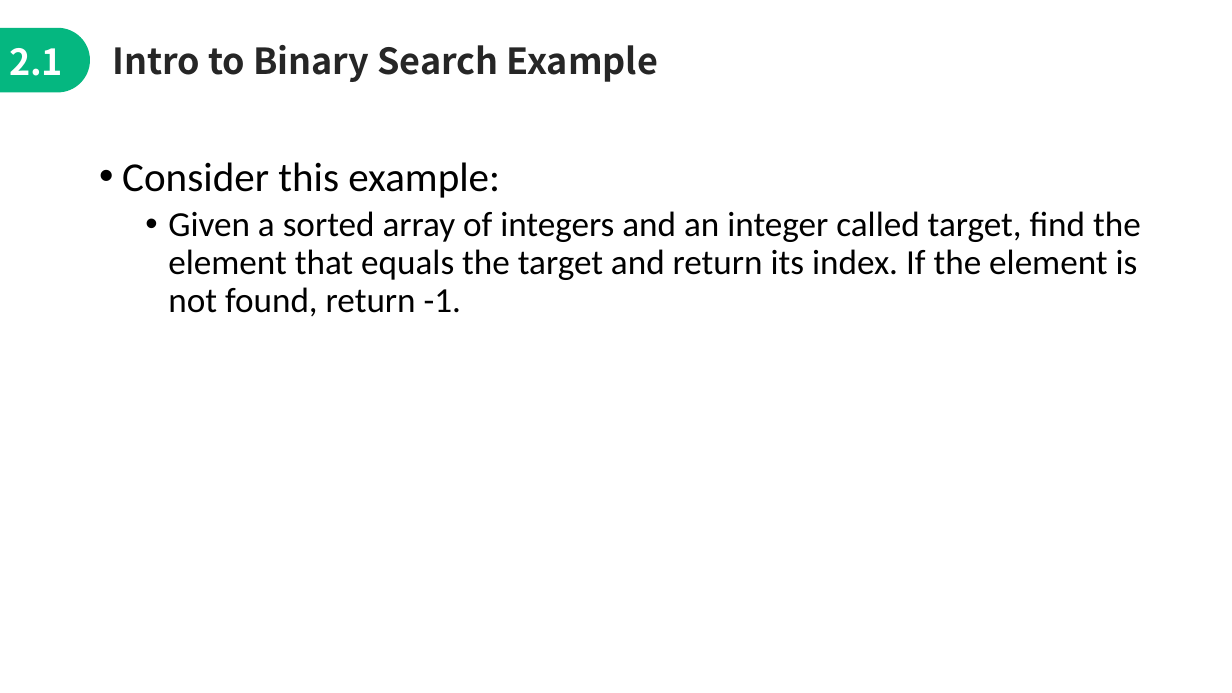
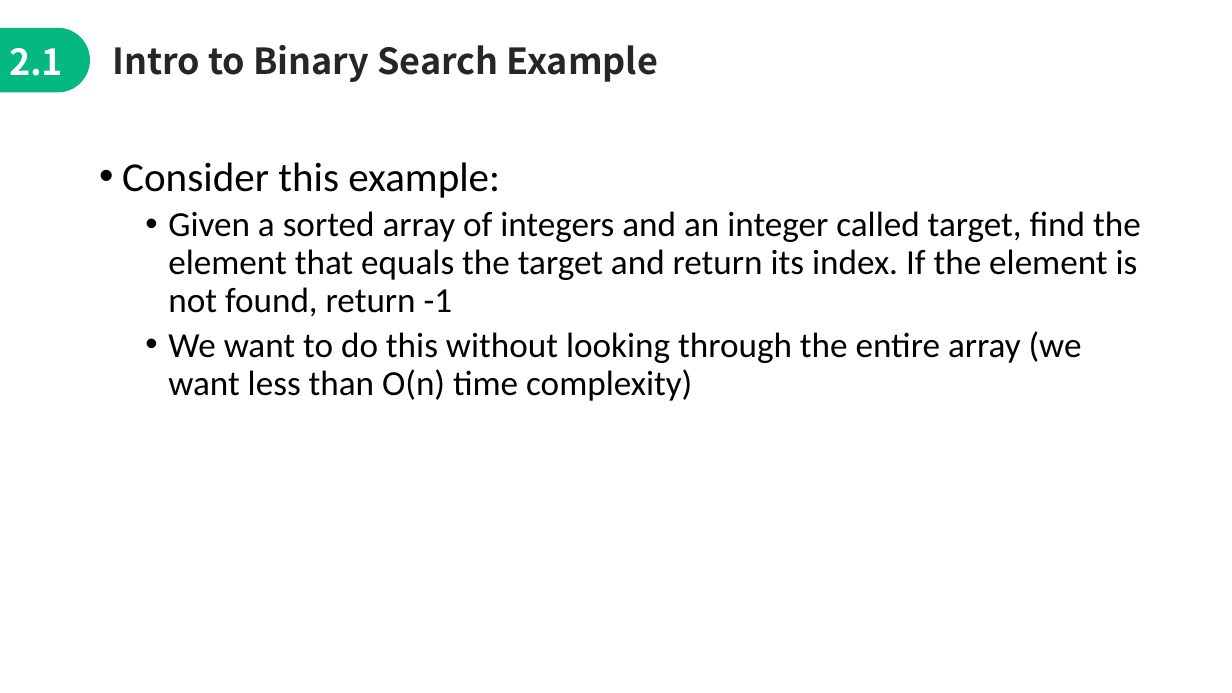
Before and after one commit to jimmyyih518/DSA2022Fall, a slide deck: slide 9 of week6/week6_slides.pptx. Drawn at 1232x693 pixels with LibreOffice and Linux fonts; fonts in the diff are those of the drawing. Boxes give left, top, right and bottom in pixels: in the first picture for what was removed or moved away, otherwise in the second. Text is boxed around its words. In the diff, an @@ line names an element or a change of style, - is before the commit and + after.

```diff
--- a/week6/week6_slides.pptx
+++ b/week6/week6_slides.pptx
@@ text at (168,211,1141,401): text changed @@
-  • Given a sorted array of integers and an integer called target, find the element that equals the target and return its index. If the element is not found, return -1.
+  • Given a sorted array of integers and an integer called target, find the element that equals the target and return its index. If the element is not found, return -1
+  • We want to do this without looking through the entire array (we want less than O(n) time complexity)
```
Also in this commit, not shown: 11 other slides changed, 9 other files.
